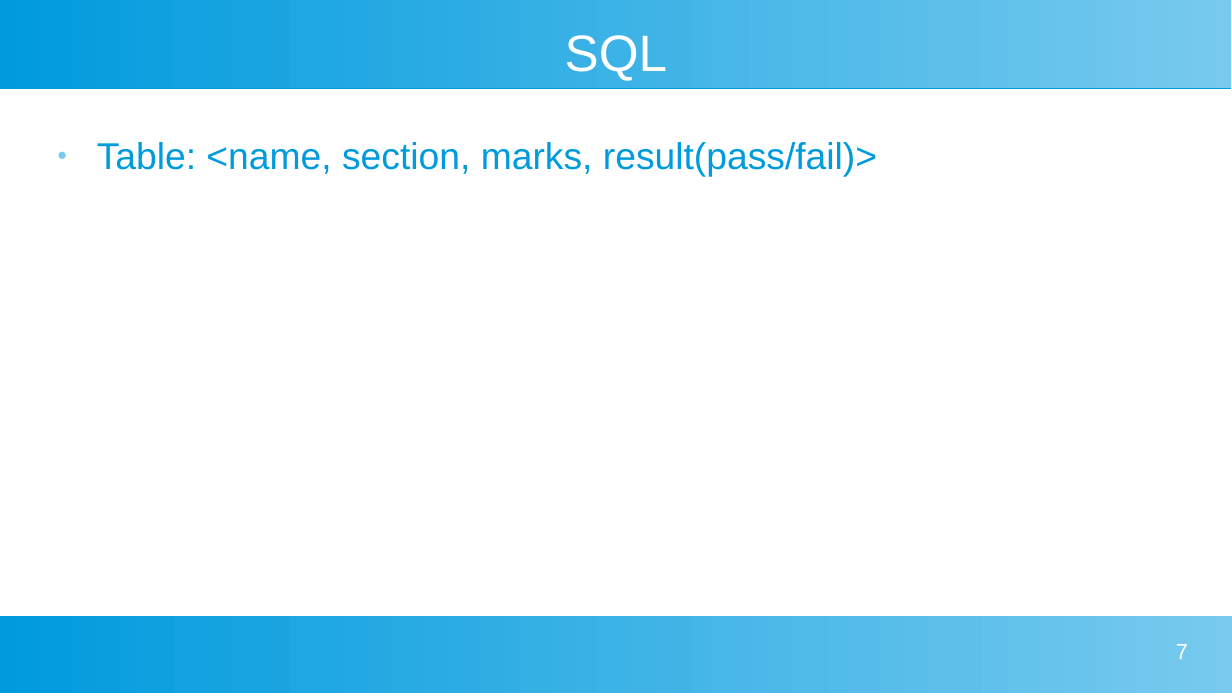
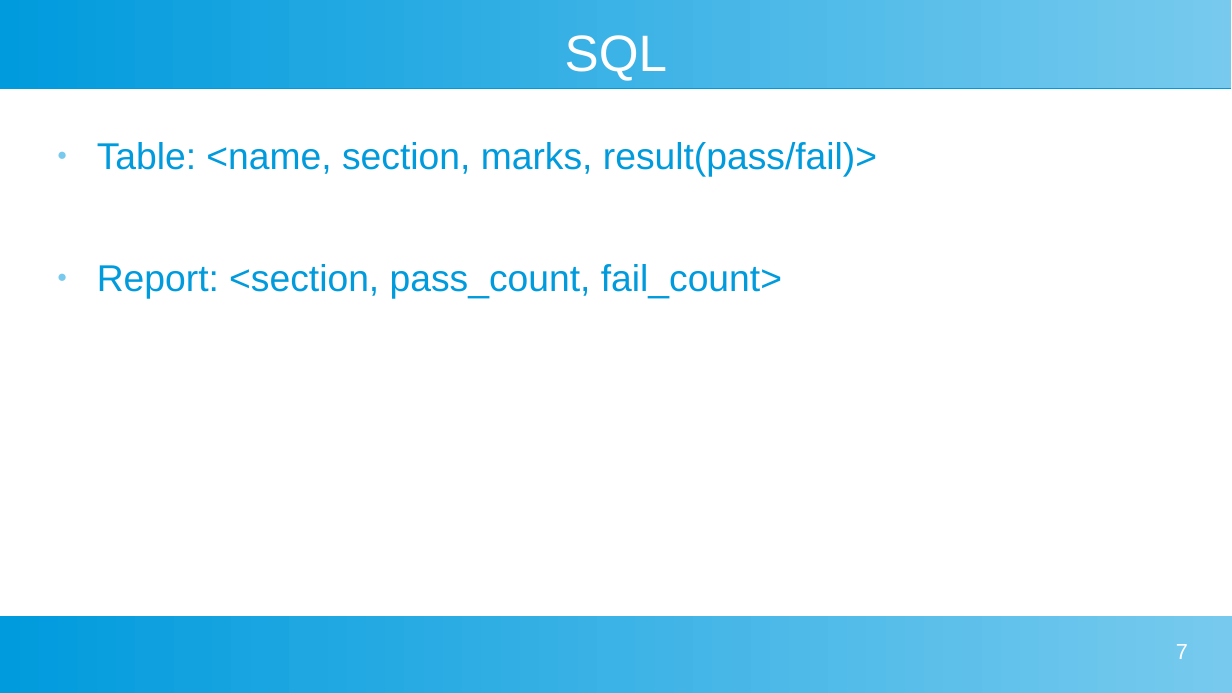
Before and after one commit to ashishjain1547/public_interviews_for_data_scientist_role_at_quantlytix, a slide deck: slide 7 of Ques - Ajit.odp. Drawn at 1232x693 pixels with LibreOffice and Linux fonts; fonts in the diff are those of the drawing. Boxes give left, top, right and bottom in pixels: in the first picture for what was removed or moved away, otherwise in the second. Text is boxed around its words. In the diff, an @@ line names an element or a change of style, - is before the commit and + after.

```diff
--- a/Ques - Ajit.odp
+++ b/Ques - Ajit.odp
@@ text at (97, 264, 782, 299): paragraph added @@
+● Report: <section, pass_count, fail_count>
```
Also in this commit, not shown: 1 other slide changed, 12 other files.
